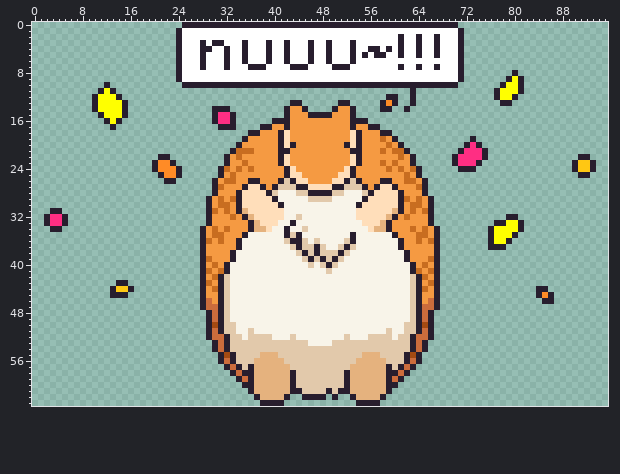
Sprite sheet -- assets/ui/congrats.png. Above: the version before the commit.
The file is 96x64 pixels.
After the commit:
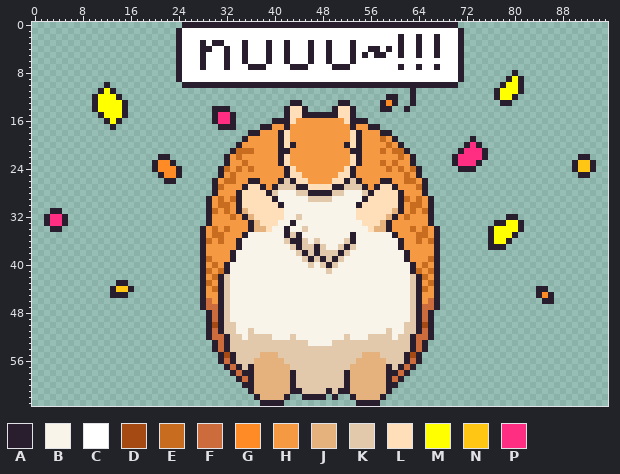
Palette (. is transparent): A #281e2e  B #f8f4e9  C #ffffff  D #a44a12  E #c86d20  F #cc6c3c  G #ff8b26  H #f59a42  J #e5b27e  K #e2c9ab  L #ffdeba  M #ffff00  N #ffc713  P #ff2e83
From old to new:
Changed rows in their new state; - is an unchanged pixel.
first column x 43:
14 LL------LL
15 LLA----ALL
16 L--------L
